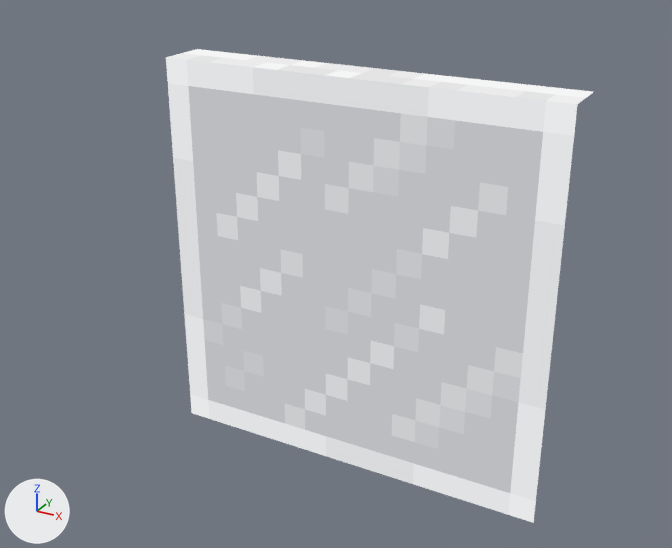
An edit to the Blender file Glass_pane/JE/1.7.2.blend, drawn before and after from the same camera.
Rendered twice from a camera (50 mm lens) standing at (3.04, -5.92, 2.95) and looking at (-0.17, -0.08, 0.03). The lights are fixed; the arrows at lower left show +X, +Y and +Z.

The first picture shows 'left', 'top', 'top.001'.
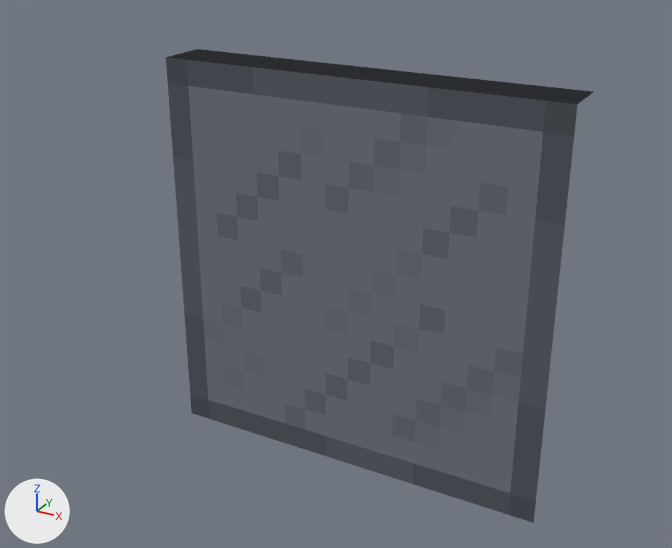
Boxes [x1, y1, x2, y2] around the edits, measured in the pictures (672 x 548 px):
'left', surface changed (white to grey): [166, 57, 578, 523] in both
'top.001', surface changed (white to black): [168, 49, 593, 104] in both
'top', surface changed (white to black): [325, 66, 398, 81] in both

The change, as a diff of the scene's bpy script:
```diff
--- a/Glass_pane/JE/1.7.2.blend.py
+++ b/Glass_pane/JE/1.7.2.blend.py
@@ img_glass_pane_top_black_png @@
+img_glass_pane_top_black_png = load_image('glass_pane_top_black.png', '_unpacked/glass_pane_top_black.png', 16, 16, 'sRGB')
@@ img_glass_black_png @@
+img_glass_black_png = load_image('glass_black.png', '_unpacked/glass_black.png', 16, 16, 'sRGB')
@@ ng_glass_pane_top_white_png_001 @@
+ng_glass_pane_top_white_png_001 = bpy.data.node_groups.new('glass_pane_top_white.png.001', 'ShaderNodeTree')
+# colours: black #000000
+# uses the picture img_glass_pane_top_black_png
@@ mat_top_001 @@
 n2 = _N.new('ShaderNodeMixShader'); n2.name = '混合着色器'
-n3 = _N.new('ShaderNodeTexImage'); n3.name = '图像纹理'
-n3.image = img_glass_pane_top_white_png_001
-n3.interpolation = 'Closest'
 n4 = _N.new('ShaderNodeEmission'); n4.name = '自发光(发射)'
+n5 = _N.new('ShaderNodeGroup'); n5.name = 'glass_pane_top_white.png.001'
+n5.node_tree = ng_glass_pane_top_white_png_001
+n5.inputs[0].default_value = (0.0, 0.0, 0.0)  # 'Vector'
 _L.new(n2.outputs[0], n0.inputs[0])  # 'Shader' to 'Surface'
-_L.new(n3.outputs[1], n2.inputs[0])  # 'Alpha' to 'Factor'
 _L.new(n1.outputs[0], n2.inputs[1])  # 'BSDF' to 'Shader'
-_L.new(n3.outputs[0], n4.inputs[0])  # 'Color' to 'Color'
 _L.new(n4.outputs[0], n2.inputs[2])  # 'Emission' to 'Shader'
+_L.new(n5.outputs[1], n2.inputs[0])  # 'Alpha' to 'Factor'
+_L.new(n5.outputs[0], n4.inputs[0])  # 'Color' to 'Color'
@@ mat_材质 @@
 n3 = _N.new('ShaderNodeTexImage'); n3.name = '图像纹理'
-n3.image = img_glass_white_png
+n3.image = img_glass_black_png
 n3.interpolation = 'Closest'
@@ mat_top @@
 n2 = _N.new('ShaderNodeMixShader'); n2.name = '混合着色器'
-n3 = _N.new('ShaderNodeTexImage'); n3.name = '图像纹理'
-n3.image = img_glass_pane_top_white_png
-n3.interpolation = 'Closest'
 n4 = _N.new('ShaderNodeEmission'); n4.name = '自发光(发射)'
+n5 = _N.new('ShaderNodeGroup'); n5.name = 'glass_pane_top_white.png.001'
+n5.node_tree = ng_glass_pane_top_white_png_001
+n5.inputs[0].default_value = (0.0, 0.0, 0.0)  # 'Vector'
 _L.new(n2.outputs[0], n0.inputs[0])  # 'Shader' to 'Surface'
-_L.new(n3.outputs[1], n2.inputs[0])  # 'Alpha' to 'Factor'
 _L.new(n1.outputs[0], n2.inputs[1])  # 'BSDF' to 'Shader'
-_L.new(n3.outputs[0], n4.inputs[0])  # 'Color' to 'Color'
 _L.new(n4.outputs[0], n2.inputs[2])  # 'Emission' to 'Shader'
+_L.new(n5.outputs[0], n4.inputs[0])  # 'Color' to 'Color'
+_L.new(n5.outputs[1], n2.inputs[0])  # 'Alpha' to 'Factor'
```
